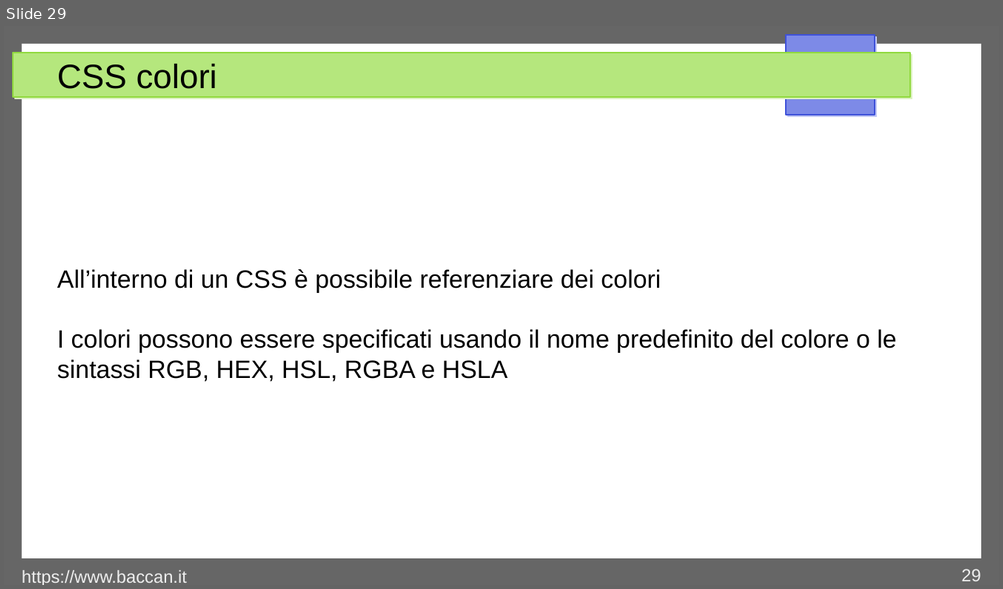
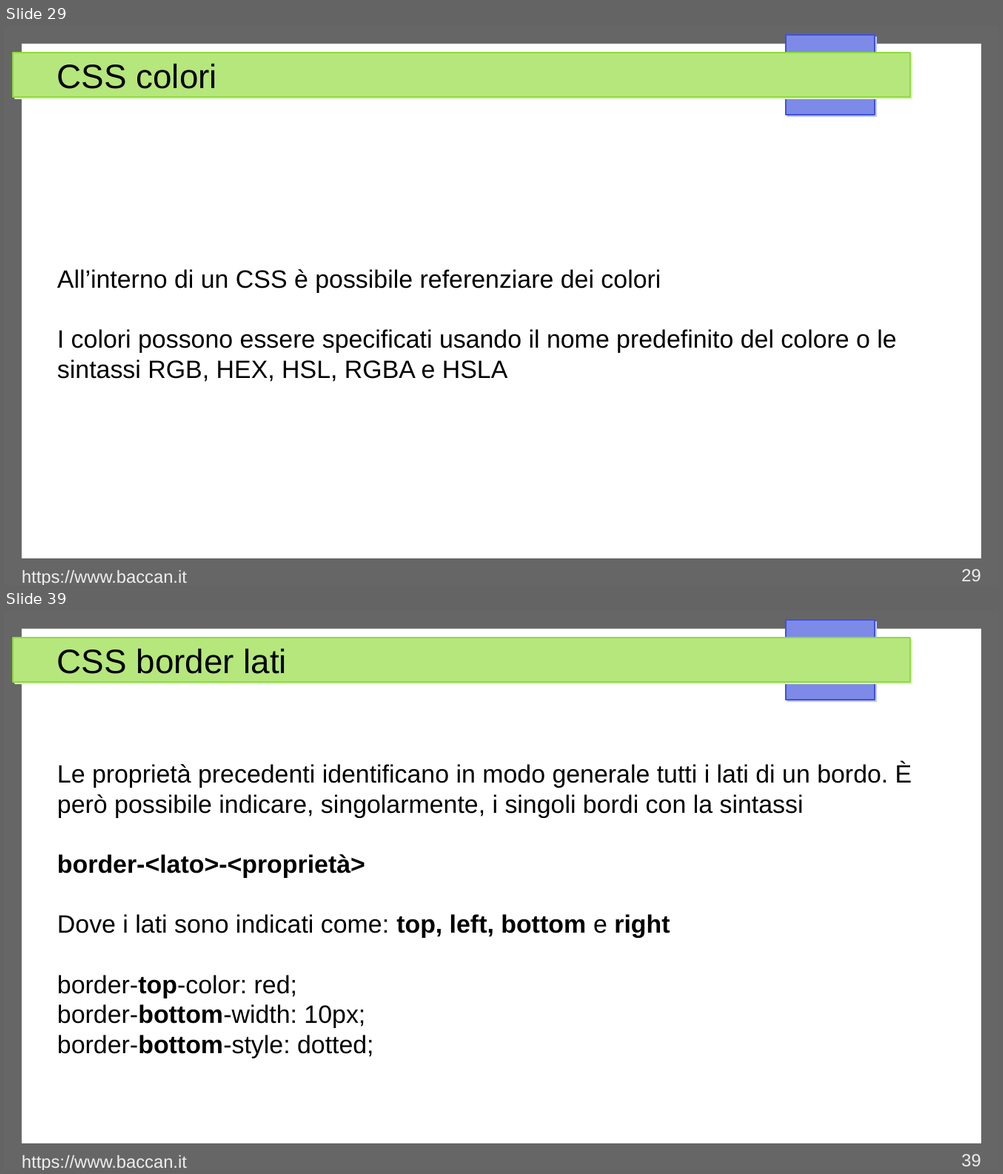
Before and after one commit to matteobaccan/CorsoCSS, a slide deck: Chapter_css.odp. Shown one above the other, each under a label of ours: slide 29 before the commit, slides 29 and 39 after it; the slides between them are not shown. The pictures are 1003x589 and 1003x1174 pixels, drawn with LibreOffice and Linux fonts; fonts in the diff are those of the drawing. Boxes give left, top, right and bottom in pixels: in the first picture for what was removed or moved away, otherwise in the second. Text is boxed around its words. In the diff, an @@ line names an element or a change of style, - is before the commit and + after.

Commit message:
Border, padding e margin

```diff
--- a/Chapter_css.odp
+++ b/Chapter_css.odp
@@ slide 39 added at (x1=4, y1=611, x2=999, y2=1170), background #FFFFFF; not listed: 4 template elements that a slide beside it also shows @@
@@ title added at (x1=57, y1=649, x2=286, y2=674), 27 pt, text #000000 @@
+CSS border lati
@@ text added at (x1=57, y1=763, x2=912, y2=1059), 20 pt, text #000000 @@
+Le proprietà precedenti identificano in modo generale tutti i lati di un bordo. È però possibile indicare, singolarmente, i singoli bordi con la sintassi
+border-<lato>-<proprietà>
+Dove i lati sono indicati come: top, left, bottom e right
+border-top-color: red;
+border-bottom-width: 10px;
+border-bottom-style: dotted;
@@ text added at (x1=22, y1=1156, x2=187, y2=1170), 14 pt, text #EEEEEE @@
+https://www.baccan.it
@@ page number added at (x1=961, y1=1154, x2=980, y2=1167), 14 pt, text #EEEEEE @@
+39
```
Also in this commit, not shown: 4 slides changed, 10 other slides added, 10 other files.
